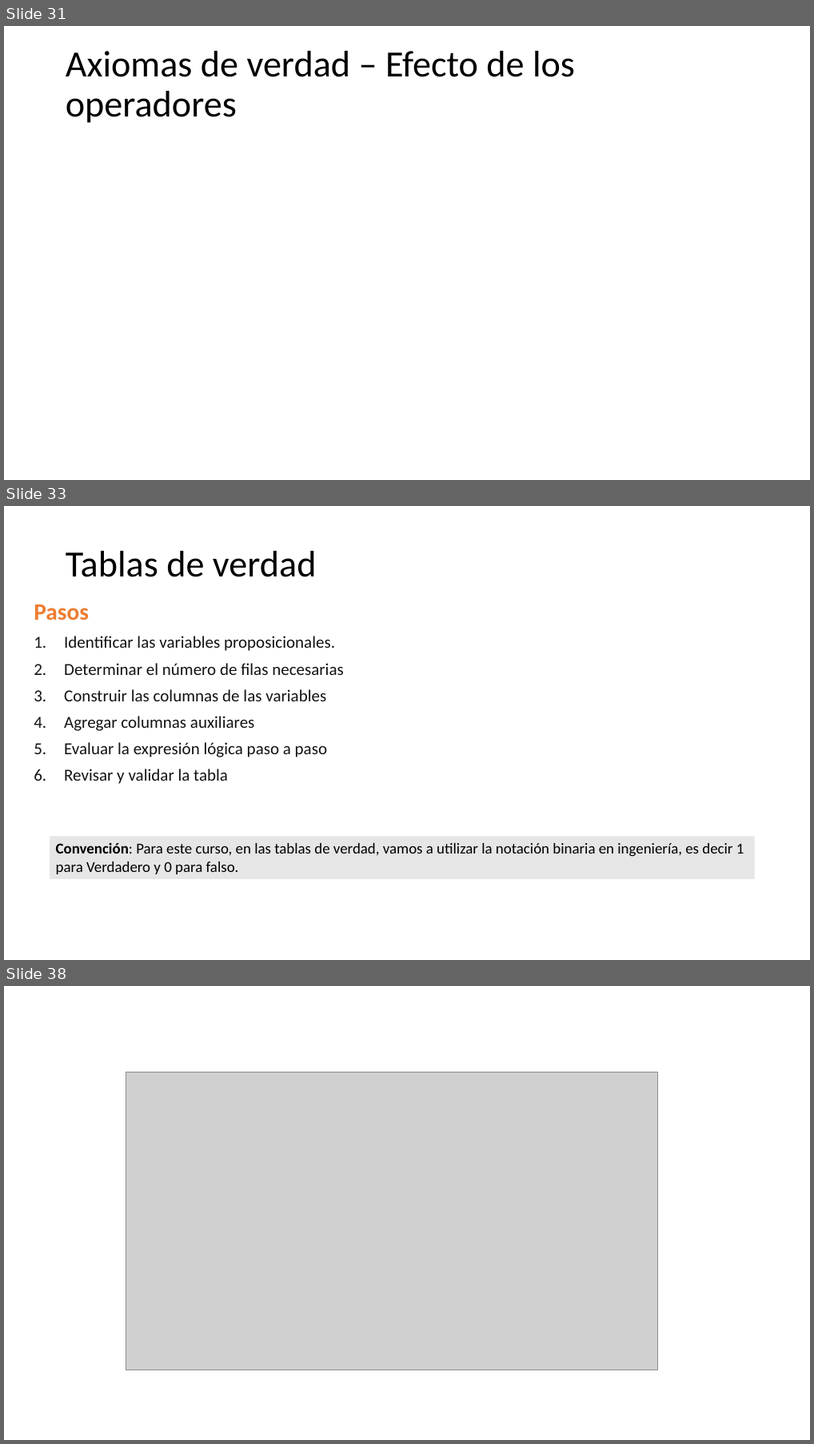
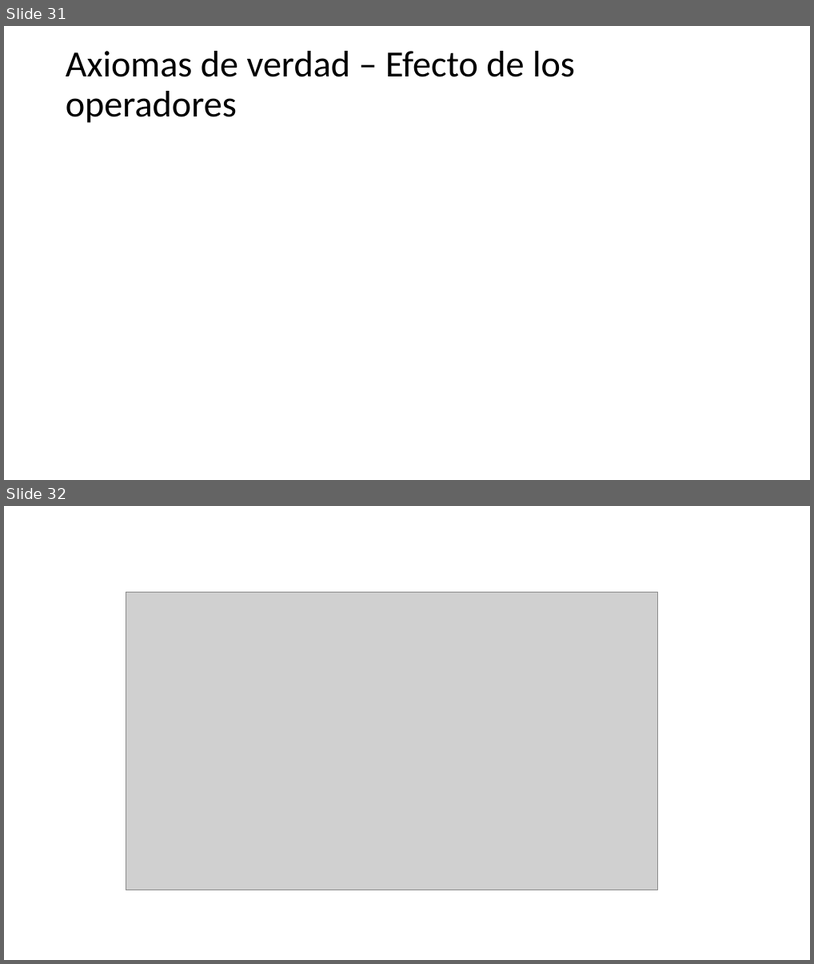
Before and after one commit to discretas1-udea/apuntes_clases, a slide deck: 2026-1/clase_03/apuntes_clase3.pptx. Shown one above the other, each under a label of ours: slides 31, 33 and 38 before the commit, slides 31 and 32 after it; the slides between them are not shown. The pictures are 814x1444 and 814x964 pixels, drawn with LibreOffice and Linux fonts; fonts in the diff are those of the drawing; grey boxes stand for pictures. Boxes give left, top, right and bottom in pixels: in the first picture for what was removed or moved away, otherwise in the second. Text is boxed around its words. In the diff, an @@ line names an element or a change of style, - is before the commit and + after.

```diff
--- a/2026-1/clase_03/apuntes_clase3.pptx
+++ b/2026-1/clase_03/apuntes_clase3.pptx
@@ slide 33 removed at [4,506,810,960], background #FFFFFF @@
@@ title removed at [66,551,317,577] @@
-Tablas de verdad
@@ text removed at [34,604,344,784] @@
-Pasos
-1. Identificar las variables proposicionales.
-2. Determinar el número de filas necesarias
-3. Construir las columnas de las variables
-4. Agregar columnas auxiliares
-5. Evaluar la expresión lógica paso a paso
-6. Revisar y validar la tabla
@@ rectangle removed at [50,836,755,879] @@
-Convención: Para este curso, en las tablas de verdad, vamos a utilizar la notación binaria en ingeniería, es decir 1 para Verdadero y 0 para falso.
@@ what was slide 38 is now slide 32 @@
```
Also in this commit, not shown: 5 other slides removed, 10 other files.
